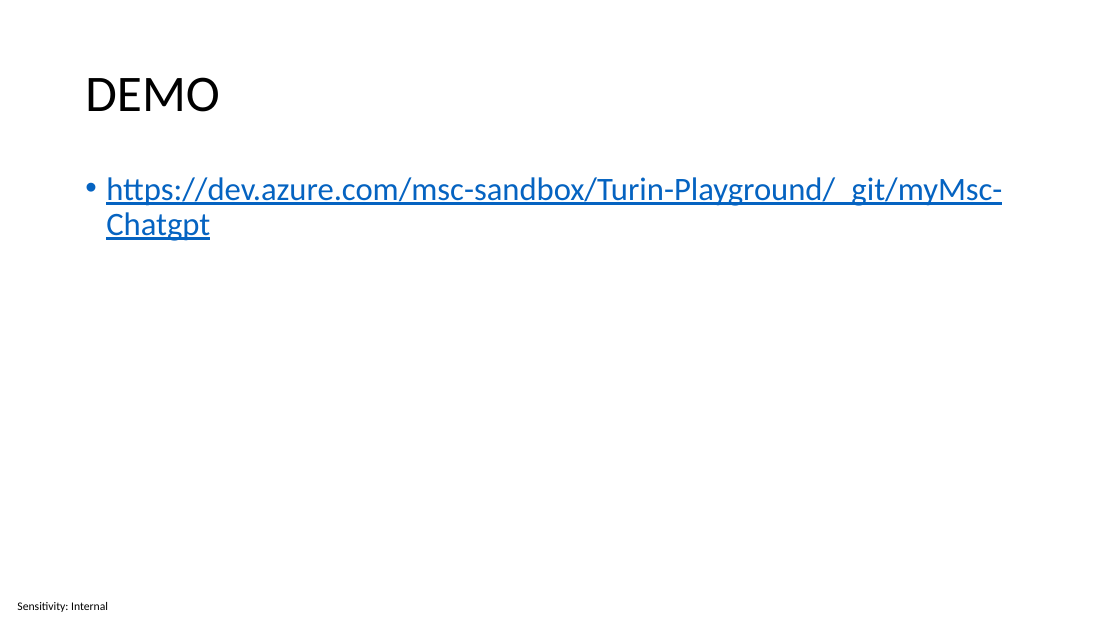
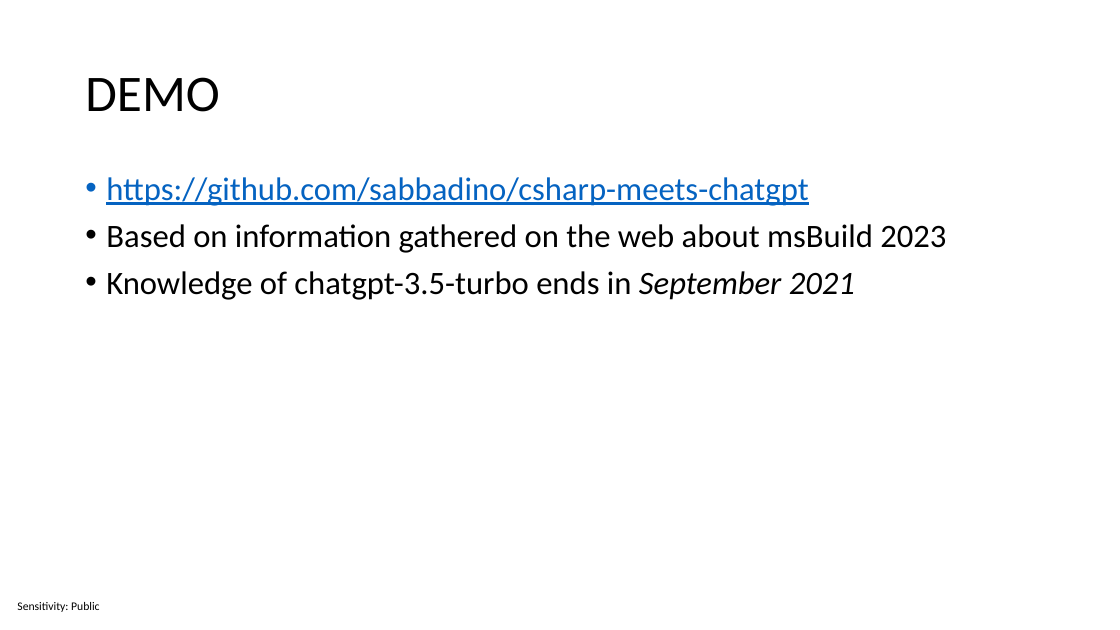
Before and after one commit to sabbadino/csharp-meets-chatgpt, a slide deck: slide 17 of mymsc-chatGpt-Presentation.pptx. Drawn at 1120x630 pixels with LibreOffice and Linux fonts; fonts in the diff are those of the drawing. Boxes give left, top, right and bottom in pixels: in the first picture for what was removed or moved away, otherwise in the second. Text is boxed around its words. In the diff, an @@ line names an element or a change of style, - is before the commit and + after.

```diff
--- a/mymsc-chatGpt-Presentation.pptx
+++ b/mymsc-chatGpt-Presentation.pptx
@@ text at [106,177,946,300]: text changed; text colour #0563C1 to #000000 @@
-• https://dev.azure.com/msc-sandbox/Turin-Playground/_git/myMsc-Chatgpt
+• https://github.com/sabbadino/csharp-meets-chatgpt
+• Based on information gathered on the web about msBuild 2023
+• Knowledge of chatgpt-3.5-turbo ends in September 2021
@@ text at [17,602,99,612]: text changed @@
-Sensitivity: Internal
+Sensitivity: Public
```
Also in this commit, not shown: 16 other slides changed, 1 slide added.
